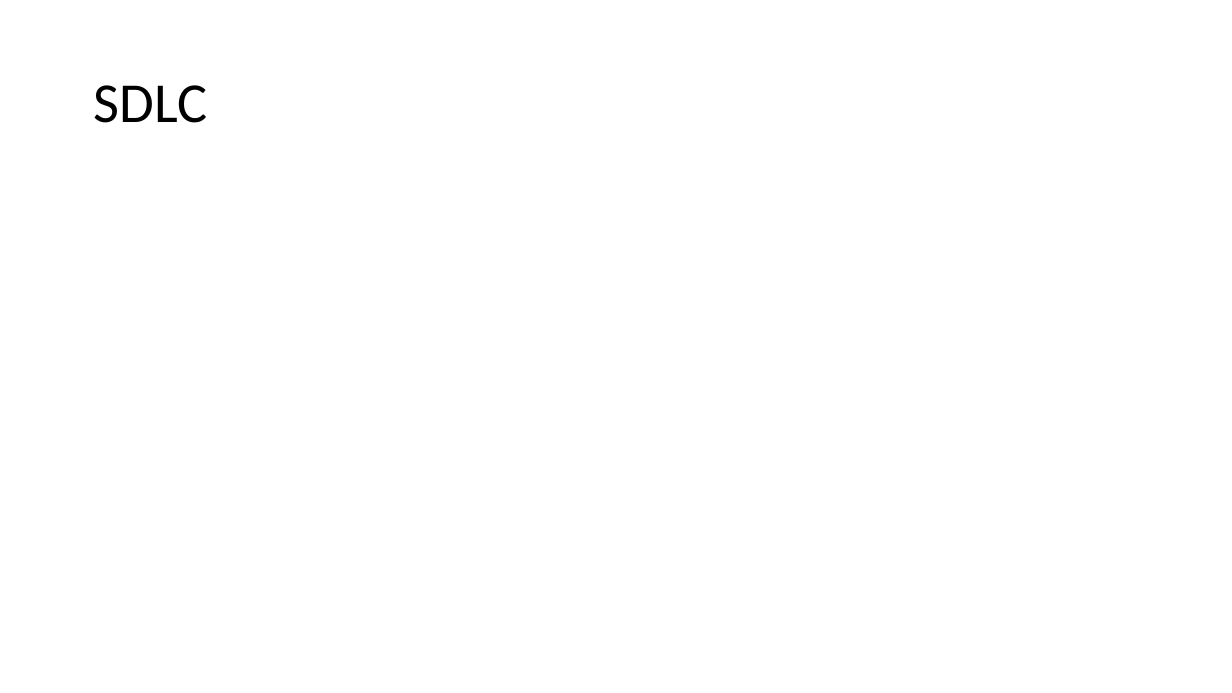
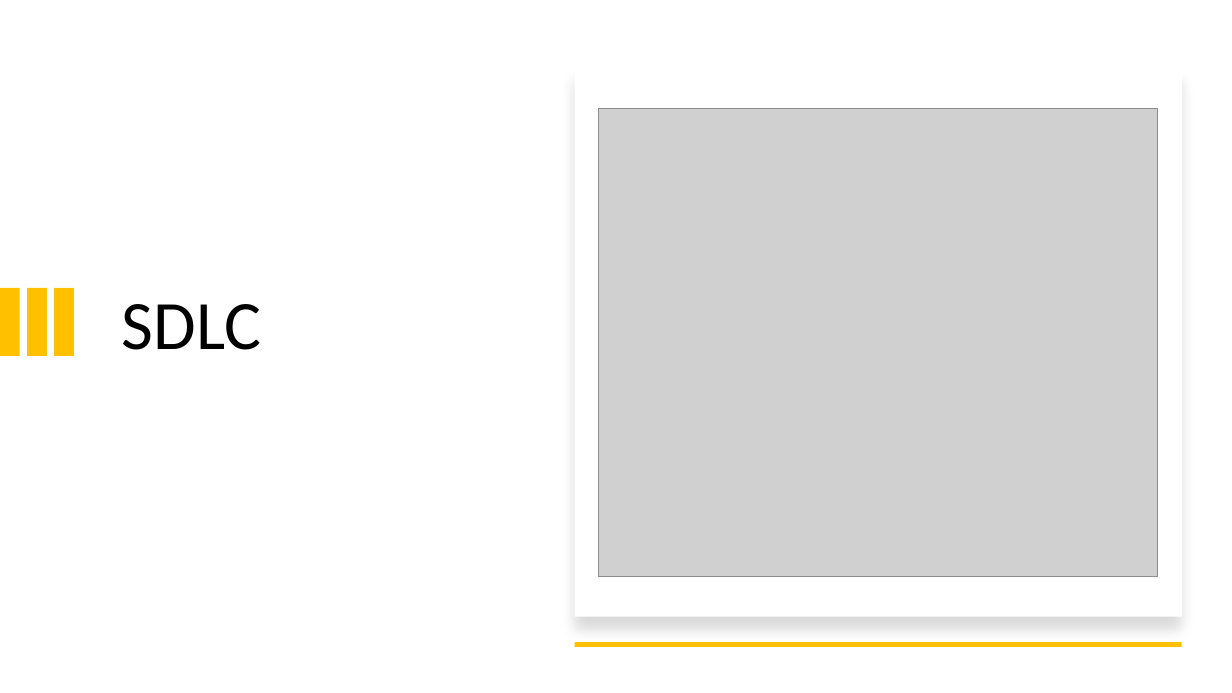
Before and after one commit to ziaulchowdhury/train-delay-prediction-system, a slide deck: slide 6 of documentation/ML_Project.pptx. Drawn at 1232x693 pixels with LibreOffice and Linux fonts; fonts in the diff are those of the drawing; grey boxes stand for pictures. Boxes give left, top, right and bottom in pixels: in the first picture for what was removed or moved away, otherwise in the second. Text is boxed around its words. In the diff, an @@ line names an element or a change of style, - is before the commit and + after.

```diff
--- a/documentation/ML_Project.pptx
+++ b/documentation/ML_Project.pptx
@@ rectangle added at [575,68,1182,616], fill #FFFFFF @@
@@ picture added at [599,109,1158,577] @@
@@ rectangle added at [0,288,19,357], fill #FFC000 @@
@@ rectangle added at [27,288,46,357], fill #FFC000 @@
@@ rectangle added at [55,288,74,357], fill #FFC000 @@
@@ title "SDLC": place and size @@
-title "SDLC" at [94,85,208,123]
+title "SDLC" at [122,304,262,350]
@@ title "SDLC" at [122,304,262,350]: size 44 to 54 pt; vertical alignment middle to top @@
@@ rectangle added at [575,642,1182,647], fill #FFC000 @@
```
Also in this commit, not shown: 2 other slides changed, 6 slides added, 6 slides removed.
